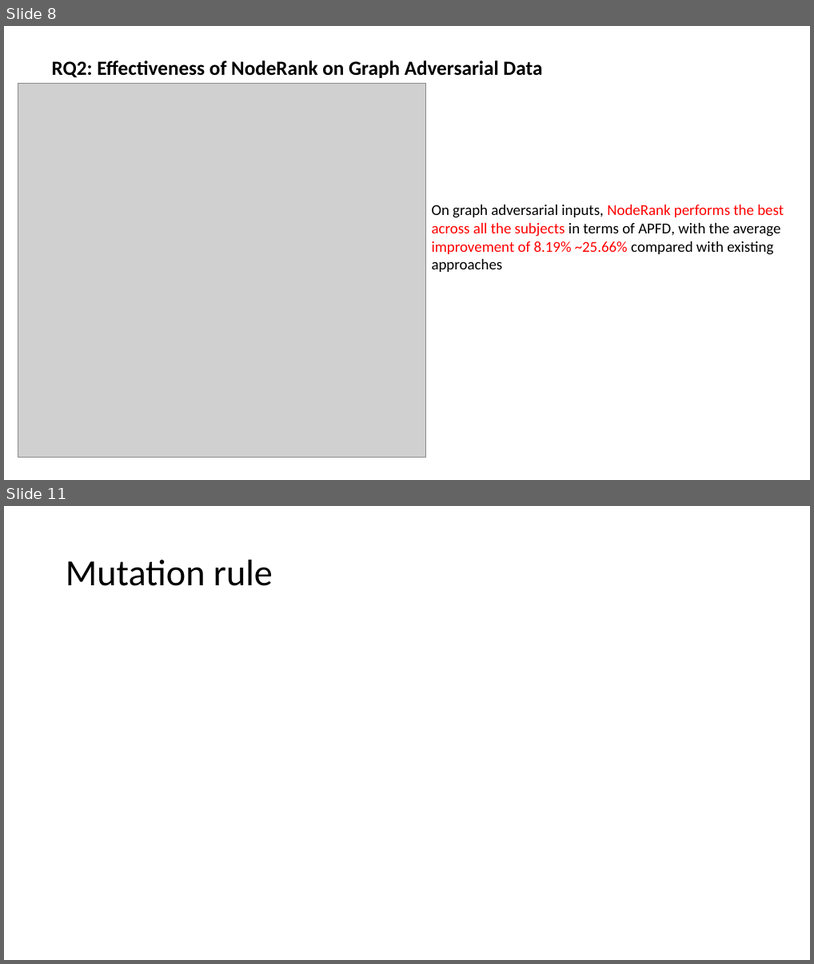
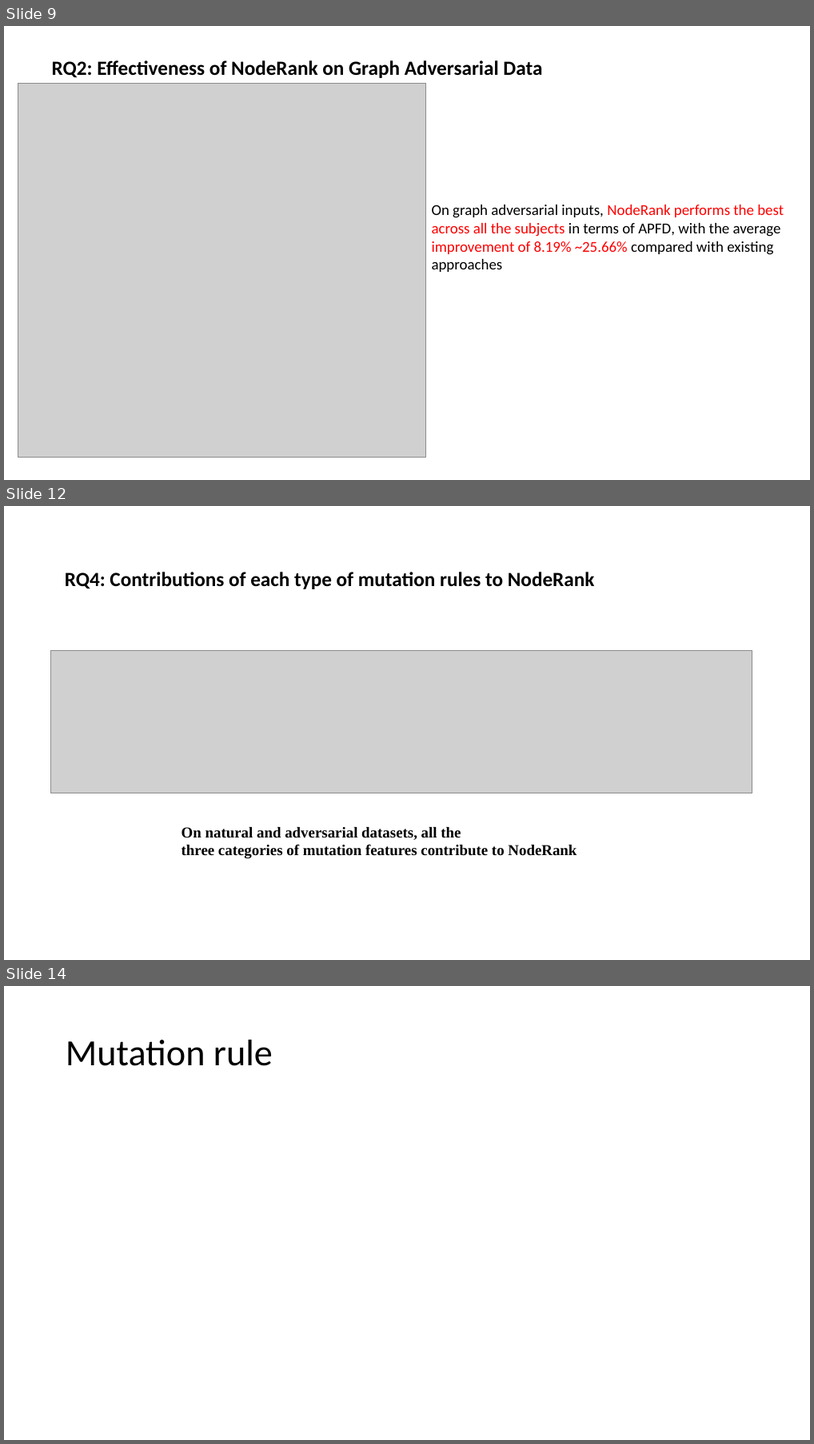
Before and after one commit to yinghuali/NodeRank, a slide deck: NodeRank.pptx. Shown one above the other, each under a label of ours: slides 8 and 11 before the commit, slides 9, 12 and 14 after it; the slides between them are not shown. The pictures are 814x964 and 814x1444 pixels, drawn with LibreOffice and Linux fonts; fonts in the diff are those of the drawing; grey boxes stand for pictures. Boxes give left, top, right and bottom in pixels: in the first picture for what was removed or moved away, otherwise in the second. Text is boxed around its words. In the diff, an @@ line names an element or a change of style, - is before the commit and + after.

```diff
--- a/NodeRank.pptx
+++ b/NodeRank.pptx
@@ slide 12 added at (4, 506, 810, 960), background #FFFFFF @@
@@ text added at (65, 572, 595, 589), 24 pt, text #000000, bold @@
+RQ4: Contributions of each type of mutation rules to NodeRank
@@ picture added at (50, 651, 753, 792) @@
@@ text added at (182, 827, 577, 858), 18 pt, text #000000, bold @@
+On natural and adversarial datasets, all the
+three categories of mutation features contribute to NodeRank
@@ what was slide 8 is now slide 9 @@
@@ what was slide 11 is now slide 14 @@
```
Also in this commit, not shown: 2 slides changed, 3 other slides added, 1 slide removed, 3 other files.
